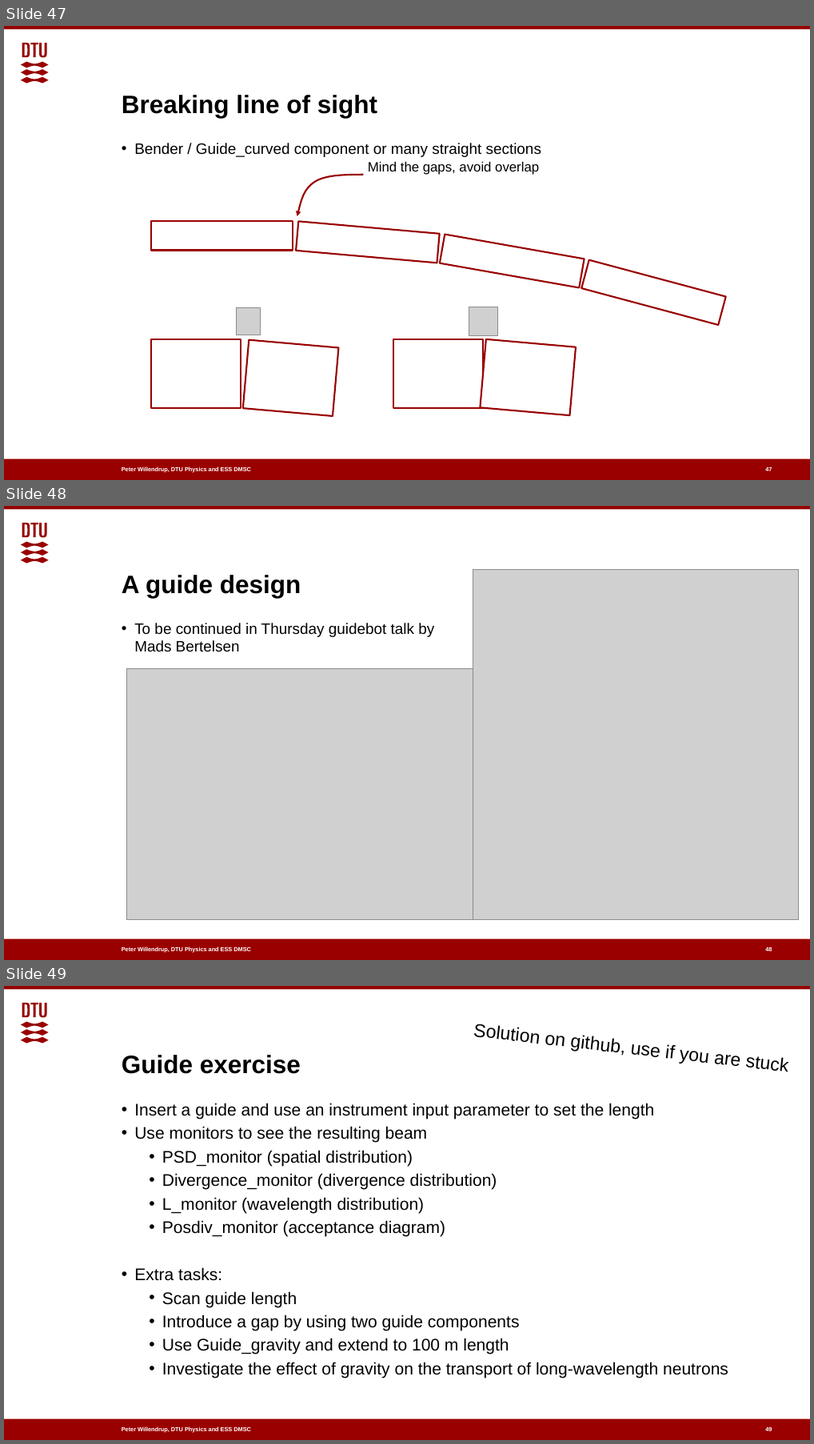
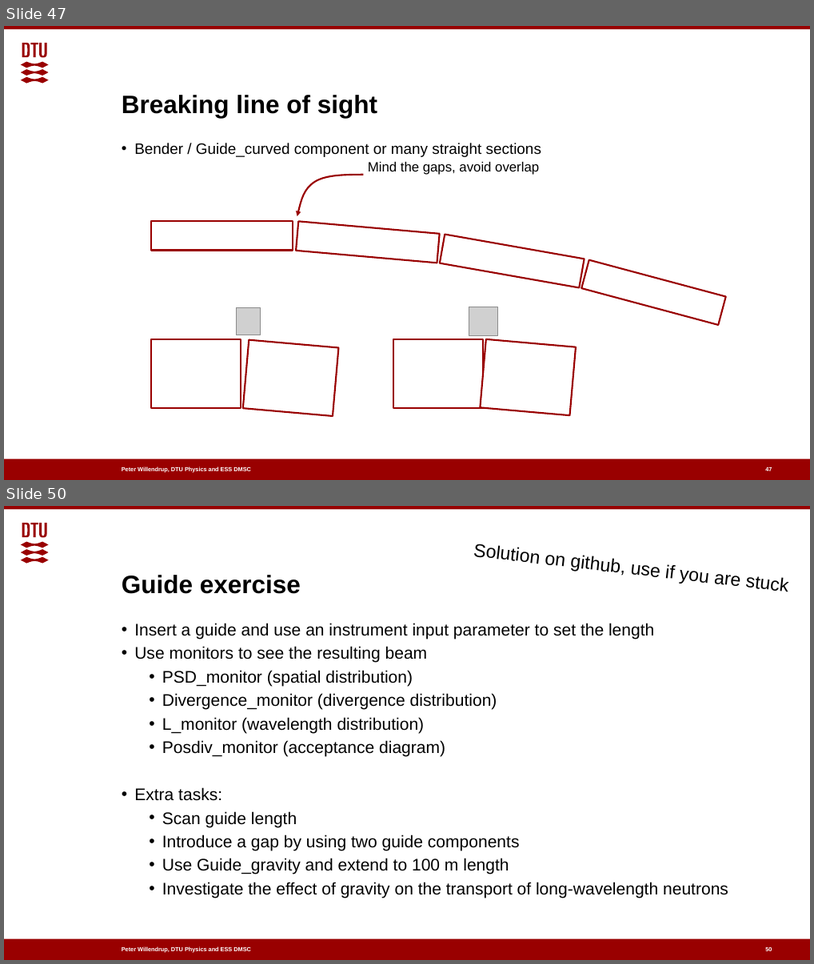
Before and after one commit to McStasMcXtrace/Schools, a slide deck: ESS_March_2022_IDS_Scipp_McStas_intro/Day1_Wednesday_March_16th/03_Neutron_guides/Guides_and_gravity.pptx. Shown one above the other, each under a label of ours: slides 47, 48 and 49 before the commit, slides 47 and 50 after it; the slides between them are not shown. The pictures are 814x1444 and 814x964 pixels, drawn with LibreOffice and Linux fonts; fonts in the diff are those of the drawing; grey boxes stand for pictures; background and template pictures are left out. Boxes give left, top, right and bottom in pixels: in the first picture for what was removed or moved away, otherwise in the second. Text is boxed around its words. In the diff, an @@ line names an element or a change of style, - is before the commit and + after.

Commit message:
Updates from Mads.
Changed slides for Guides, keynote, pptx and pdf format.

Added slides for McStasScript along with README.

```diff
--- a/ESS_March_2022_IDS_Scipp_McStas_intro/Day1_Wednesday_March_16th/03_Neutron_guides/Guides_and_gravity.pptx
+++ b/ESS_March_2022_IDS_Scipp_McStas_intro/Day1_Wednesday_March_16th/03_Neutron_guides/Guides_and_gravity.pptx
@@ slide 48 removed at (4,506,810,960), background #FFFFFF; not listed: 4 template elements that a slide beside it also shows @@
@@ title removed at (122,575,301,598) @@
-A guide design
@@ picture removed at (473,569,799,920) @@
@@ text removed at (134,623,434,652) @@
-• To be continued in Thursday guidebot talk by
-  Mads Bertelsen
@@ picture removed at (127,669,479,920) @@
@@ page number removed at (766,947,772,953) @@
-48
@@ what was slide 49 is now slide 50 @@
@@ page number at (766,947,772,953): text changed @@
-49
+50
```
Also in this commit, not shown: 42 slides changed, 2 slides added, 7 other files.
